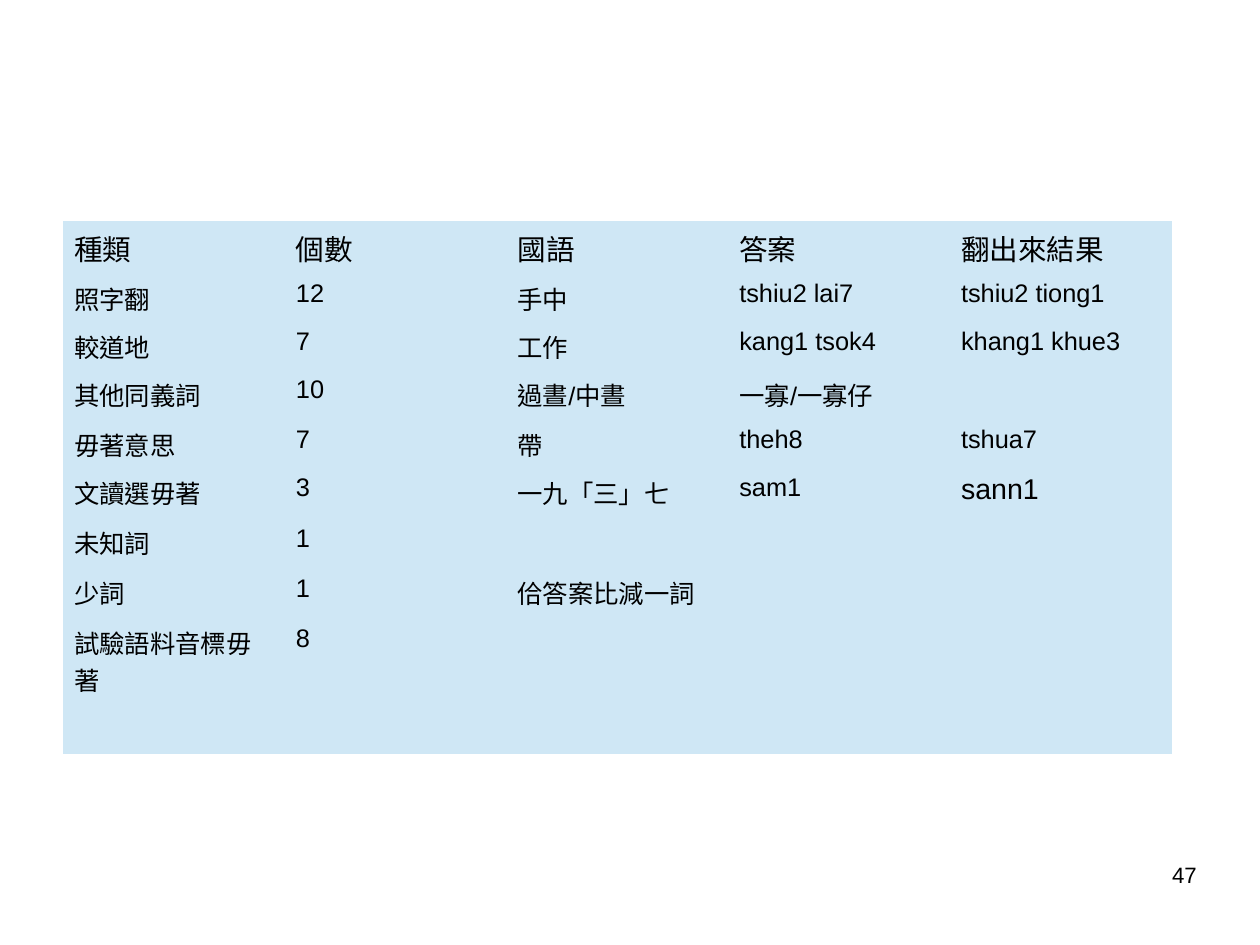
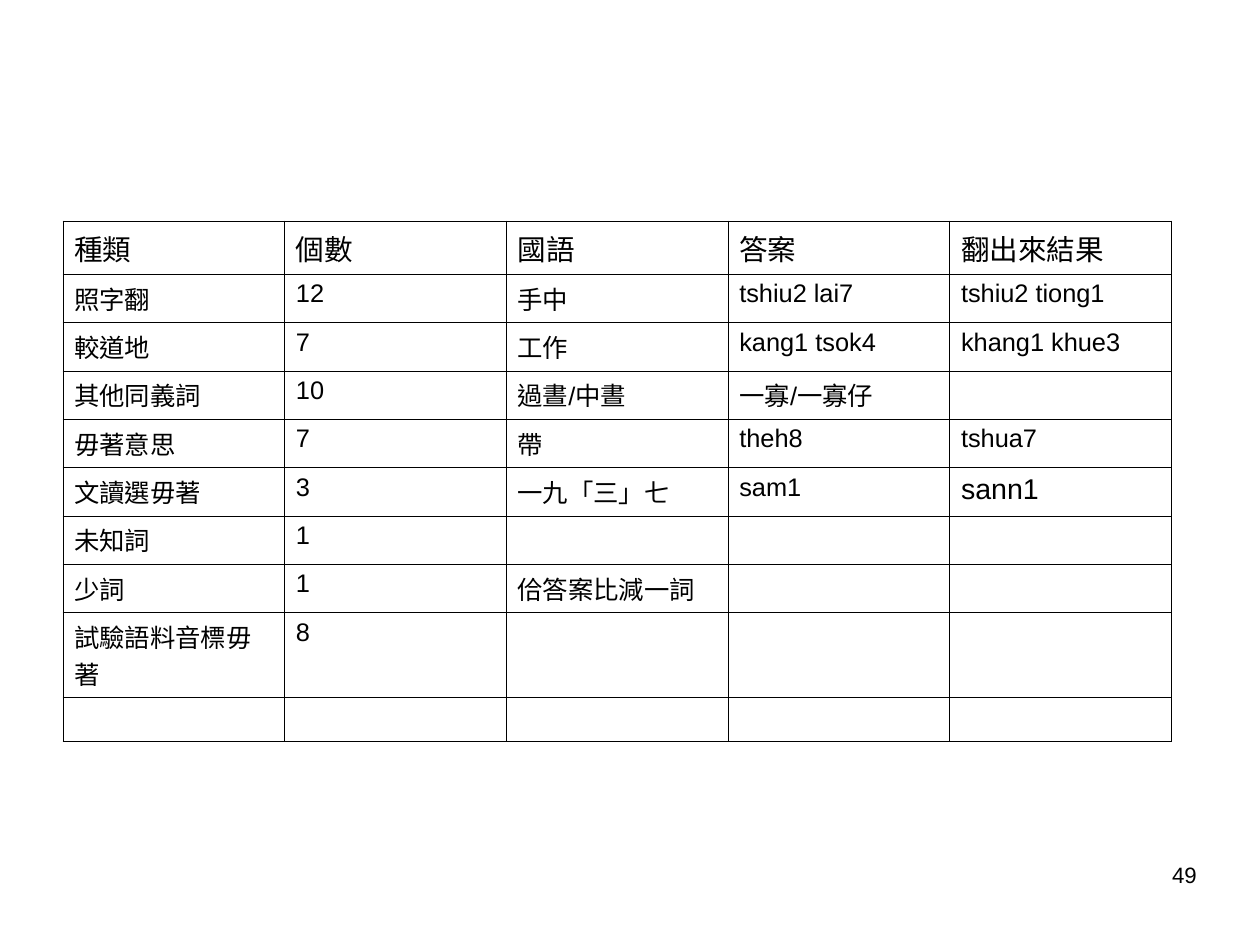
Before and after one commit to sih4sing5hong5/po3-ko3_tau5-iann2-phinn3, a slide deck: slide 49 of 翻譯報告.odp (slide 47 before the commit). Drawn at 1260x945 pixels with LibreOffice and Linux fonts; fonts in the diff are those of the drawing. Boxes give left, top, right and bottom in pixels: in the first picture for what was removed or moved away, otherwise in the second. Text is boxed around its words. In the diff, an @@ line names an element or a change of style, - is before the commit and + after.

```diff
--- a/翻譯報告.odp
+++ b/翻譯報告.odp
@@ table at (63, 221, 1172, 731) @@
@@ fill #CFE7F5 to none in 36 cells @@
@@ borders changed @@
@@ page number at (1172, 867, 1197, 884): text changed @@
-47
+49
```
Also in this commit, not shown: 5 other slides changed, 3 slides added.
